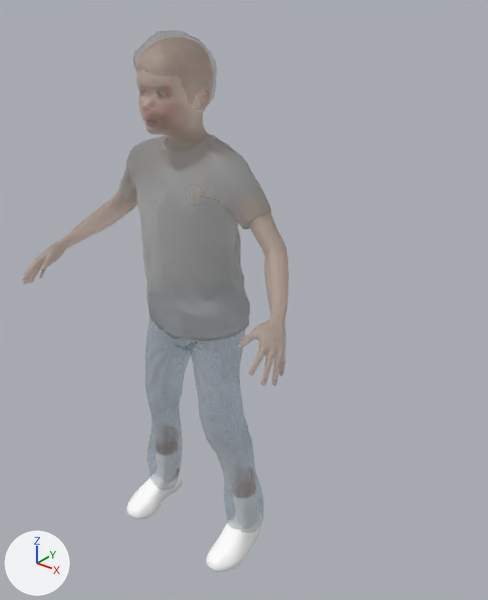
One commit to the FBX model Assets/MyAssets/Models/Family/Mati.fbx: the scene before it, then after it.
Both versions are drawn from a 50 mm lens placed at (1.06, -1.148, 1.455), pointed at (0.101, 0.051, 0.712). The lights are fixed; the arrows at lower left show +X, +Y and +Z. Where no turn or scale is listed for an object, it has been applied to the vertices.

The first picture shows 'male_casualsuit06Mesh', 'matiMesh', 'shoes05Mesh'.
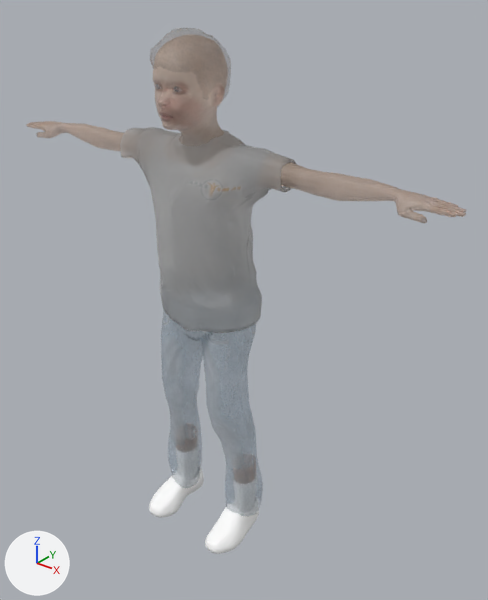
Boxes [x1, y1, x2, y2] around the edits, measured in the pictures (488 x 600 px; the box of a moved part takes in the faces that stretch with it):
'male_casualsuit06Mesh', reshaped (15% wider): before [119, 134, 272, 530]; after [120, 127, 296, 514]
'matiMesh', reshaped (65% wider): before [22, 37, 289, 498]; after [26, 34, 466, 484]
'shoes05Mesh', reshaped (18% narrower, 7% shorter): before [127, 446, 261, 572]; after [149, 437, 259, 554]
part 1 of me_shoes05, moved or reshaped: before [206, 511, 261, 572]; after [205, 496, 259, 554]
part 2 of me_shoes05, moved or reshaped: before [127, 467, 183, 519]; after [149, 464, 204, 517]
part 3 of me_shoes05, moved or reshaped: before [233, 490, 257, 529]; after [233, 478, 257, 513]
part 4 of me_shoes05, moved or reshaped: before [155, 446, 178, 483]; after [175, 437, 199, 481]
part 6 of me_mati, moved or reshaped: before [156, 426, 179, 456]; after [176, 423, 198, 452]
part 7 of me_mati, moved or reshaped: before [230, 467, 256, 498]; after [232, 454, 256, 484]
part 8 of me_mati, moved or reshaped: before [22, 37, 289, 386]; after [26, 34, 466, 223]

Patch to the scene script:
```diff
--- a/Assets/MyAssets/Models/Family/Mati.fbx.py
+++ b/Assets/MyAssets/Models/Family/Mati.fbx.py
@@ me_mati @@
 # used by ob_matimesh; location = (0.0, 0.0, 0.0)
-me_mati.from_pydata(...)  # 8712 vertices, 8628 faces; spans x -0.416..0.396, y -0.261..0.043, z 0.131..1.332
+me_mati.from_pydata(...)  # 8712 vertices, 8628 faces; spans x -0.665..0.643, y -0.102..0.091, z 0.131..1.334
+# me_mati part 6: the loose piece of 60 vertices spanning x -0.181..-0.108, y -0.042..0.026, z 0.131..0.222 is turned -4 degrees about the y axis through its middle, then moved by (0.036, 0.048, -0.001)
+# me_mati part 7: the loose piece of 60 vertices spanning x 0.108..0.181, y -0.042..0.026, z 0.131..0.222 is turned 4 degrees about the y axis through its middle, then moved by (-0.036, 0.048, -0.001)
+# me_mati part 8: 8592 of 8712 vertices moved; they spanned x -0.416..0.396, y -0.261..0.043, z 0.709..1.332 and now span x -0.665..0.643, y -0.102..0.091, z 1.026..1.334; mean shift (0.0, 0.118, 0.132); largest move (-0.403, -0.245, 0.718) -> (-0.665, 0.014, 1.062)
 me_mati.materials.append(mat_mati)
@@ me_shoes05 @@
 me_shoes05.from_pydata(...)  # 1594 vertices, 1532 faces; spans x -0.207..0.207, y -0.166..0.039, z -0.013..0.17
 # used by ob_shoes05mesh; location = (0.0, 0.0, 0.0)
+# me_shoes05 part 1: the loose piece of 653 vertices spanning x 0.115..0.207, y -0.166..0.039, z -0.013..0.081 is turned 1.5 degrees about the y axis through its middle, then moved by (-0.045, 0.048, -0.001)
+# me_shoes05 part 2: the loose piece of 653 vertices spanning x -0.207..-0.115, y -0.166..0.039, z -0.013..0.081 is turned -1.5 degrees about the y axis through its middle, then moved by (0.045, 0.048, -0.001)
+# me_shoes05 part 3: the loose piece of 144 vertices spanning x 0.118..0.188, y -0.072..0.033, z 0.031..0.17 is turned 3.7 degrees about the y axis through its middle, then moved by (-0.041, 0.048, -0.001)
+# me_shoes05 part 4: the loose piece of 144 vertices spanning x -0.188..-0.118, y -0.072..0.033, z 0.031..0.17 is turned -3.7 degrees about the y axis through its middle, then moved by (0.041, 0.048, -0.001)
 me_shoes05.materials.append(mat_shoes05)
@@ me_male_casualsuit06 @@
 # used by ob_male_casualsuit06mesh; location = (0.0, 0.0, 0.0)
-me_male_casualsuit06.from_pydata(...)  # 3708 vertices, 3584 faces; spans x -0.244..0.215, y -0.132..0.079, z 0.051..1.121
+me_male_casualsuit06.from_pydata(...)  # 3708 vertices, 3584 faces; spans x -0.267..0.238, y -0.084..0.127, z 0.051..1.123
+# me_male_casualsuit06 part 5: 3708 of 3708 vertices moved; they spanned x -0.244..0.215, y -0.132..0.079, z 0.051..1.121 and now span x -0.267..0.238, y -0.084..0.127, z 0.051..1.123; mean shift (0.0, 0.048, 0.013); largest move (-0.241, 0.001, 0.972) -> (-0.264, 0.053, 1.09)
 me_male_casualsuit06.materials.append(mat_male_casualsuit06)
```
